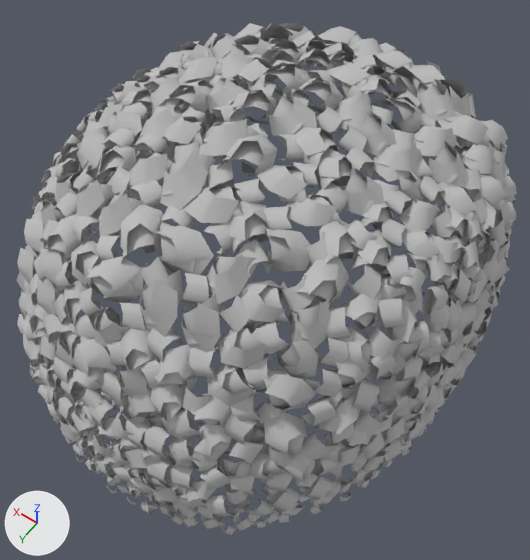
A saved change to the FBX model Assets/Plugins/CharacterCustomizer/Characters/Human/Hair/Hairstyles/Afro_Short_02/Hair_Afro_Short_02.fbx.
Camera for both pictures: a 50 mm camera at (-0.101, 0.132, 1.957) aimed at (-0.007, 0.001, 1.75). Arrows for +X, +Y and +Z are at lower left; the lights stay in place. The first picture is the older version. Objects named as collision shapes, trigger or cutter boxes, shadow casters or lower levels of detail are left out.

The first picture shows 'Afro_Short_02_LOD0'.
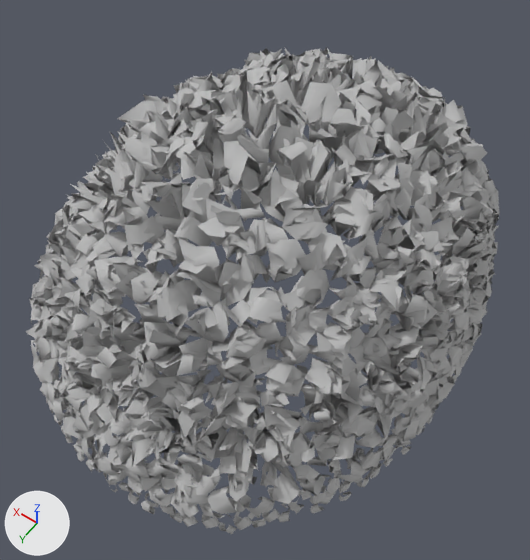
The newer file adds a shape key; the second version is drawn at full value of the shape key 'compress' of 'Afro_Short_02_LOD0', and the change is written as the vertex moves it makes.

Boxes (x1, y1, x2, y2) around the edits, measured in the pictures (530 x 560 px; the box of a moved part takes in the faces that stretch with it):
'Afro_Short_02_LOD0', reshaped: before (16, 22, 517, 535); after (26, 47, 500, 534)
part 1 of me_mesh, moved or reshaped: before (363, 451, 386, 472); after (360, 448, 384, 470)
part 2 of me_mesh, moved or reshaped: before (239, 497, 272, 516); after (240, 495, 273, 516)
part 3 of me_mesh, moved or reshaped (not visible before): after (467, 323, 483, 343)
part 4 of me_mesh, moved or reshaped: before (39, 384, 57, 411); after (48, 383, 59, 405)
part 5 of me_mesh, moved or reshaped (not visible before): after (31, 340, 39, 361)
part 6 of me_mesh, moved or reshaped: before (421, 408, 437, 429); after (415, 404, 435, 428)
part 7 of me_mesh, moved or reshaped: before (16, 22, 517, 535); after (26, 47, 500, 531)

What the commit changed:
me_mesh is used by ob_afro_short_02_lod0; location (0.0, 0.0, 0.0); scale (0.01, 0.01, 0.01).
me_mesh had 16968 vertices, 7272 faces and spanned x -8.1..8.1, y -11.6..8.4, z 171.0..181.8.
me_mesh now has 16968 vertices, 7272 faces and spans x -8.0..8.1, y -11.1..8.3, z 171.0..181.1.
me_mesh part 1: the loose piece of 14 vertices spanning x -7.5..-6.9, y 2.7..3.7, z 173.2..174.3 is moved by (0.1, 0.0, 0.0).
me_mesh part 2: the loose piece of 14 vertices spanning x -5.4..-4.5, y 6.0..6.8, z 172.7..173.8 is moved by (0.0, -0.1, 0.0).
me_mesh part 3: the loose piece of 14 vertices spanning x -8.0..-7.4, y -3.8..-3.0, z 172.7..173.8 is moved by (0.1, 0.0, 0.0).
me_mesh part 4: the loose piece of 14 vertices spanning x 2.4..3.5, y 7.1..7.7, z 172.8..173.8 is multiplied about its middle by the matrix ((0.923, 0.088, -0.055), (-0.097, 0.91, -0.159), (0.039, 0.164, 0.914)), then moved by (0.0, -0.1, 0.0).
me_mesh part 5: the loose piece of 14 vertices spanning x 4.3..5.3, y 6.2..6.8, z 172.9..174.0 is scaled about its middle by (0.988, 0.826, 0.95), then moved by (-0.1, -0.1, 0.0).
me_mesh part 6: the loose piece of 14 vertices spanning x -8.1..-7.4, y 0.3..1.3, z 173.1..174.2 is moved by (0.1, 0.0, 0.0).
me_mesh part 7: 14384 of 16968 vertices moved; they spanned x -8.1..8.1, y -11.6..8.4, z 171.0..181.8 and now span x -8.0..8.1, y -11.1..8.3, z 171.0..181.1; mean shift (0.0, 0.0, -0.5); largest move (4.6, -6.3, 179.9) -> (3.8, -5.3, 178.3).
Other edits to the shape of me_mesh do not show in these pictures.
